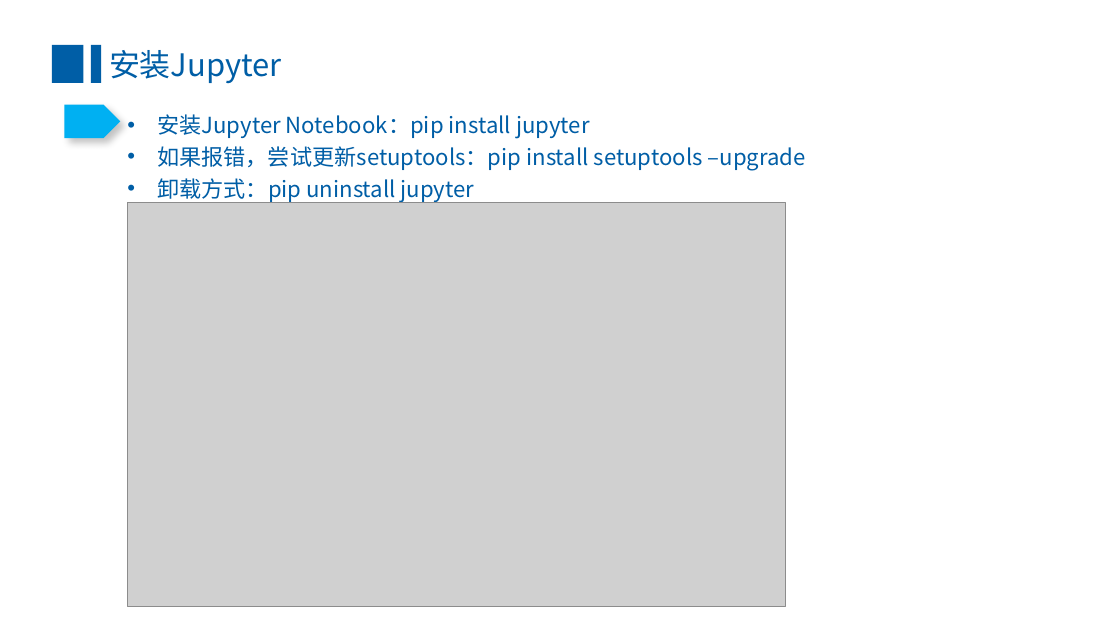
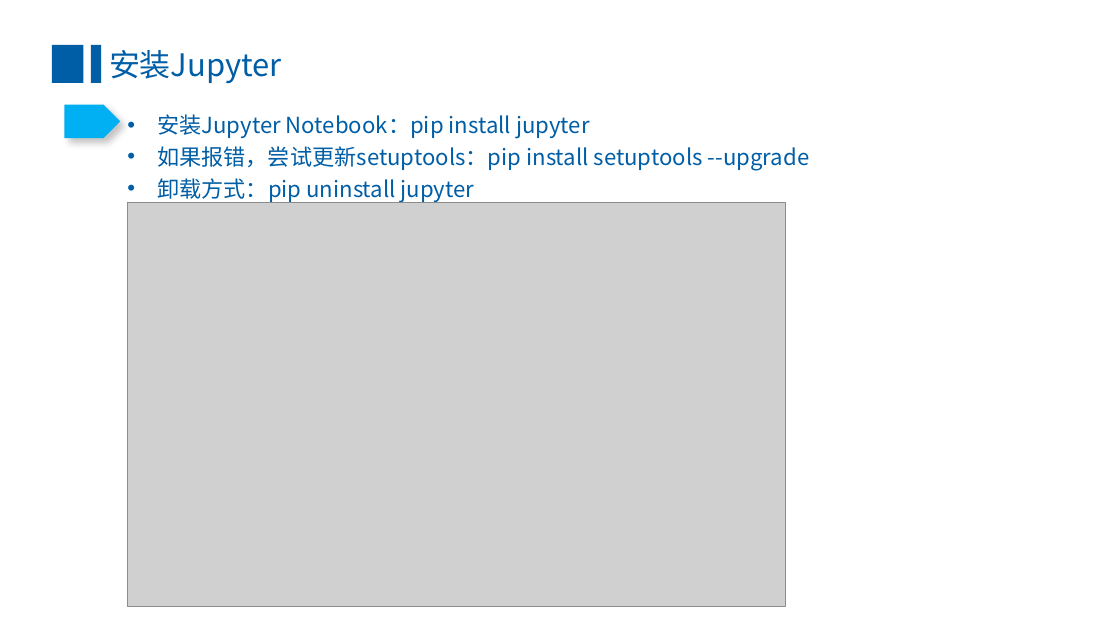
Before and after one commit to yooongchun/PythonCourse, a slide deck: slide 12 of Lecture02/零基础动手学Python-第一讲-查永春.pptx. Drawn at 1120x630 pixels with LibreOffice and Linux fonts; fonts in the diff are those of the drawing; grey boxes stand for pictures. Boxes give left, top, right and bottom in pixels: in the first picture for what was removed or moved away, otherwise in the second. Text is boxed around its words. In the diff, an @@ line names an element or a change of style, - is before the commit and + after.

Commit message:
modify some details about lecture02

```diff
--- a/Lecture02/零基础动手学Python-第一讲-查永春.pptx
+++ b/Lecture02/零基础动手学Python-第一讲-查永春.pptx
@@ text at (157, 146, 810, 171): text changed @@
-• 如果报错，尝试更新setuptools：pip install setuptools –upgrade
+• 如果报错，尝试更新setuptools：pip install setuptools --upgrade
```
